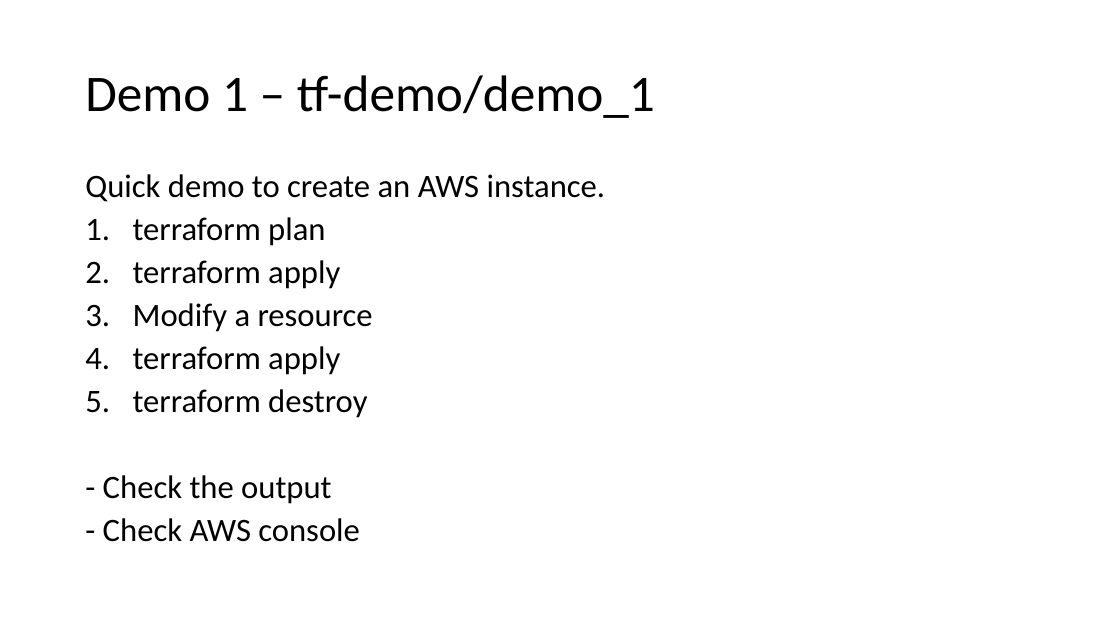
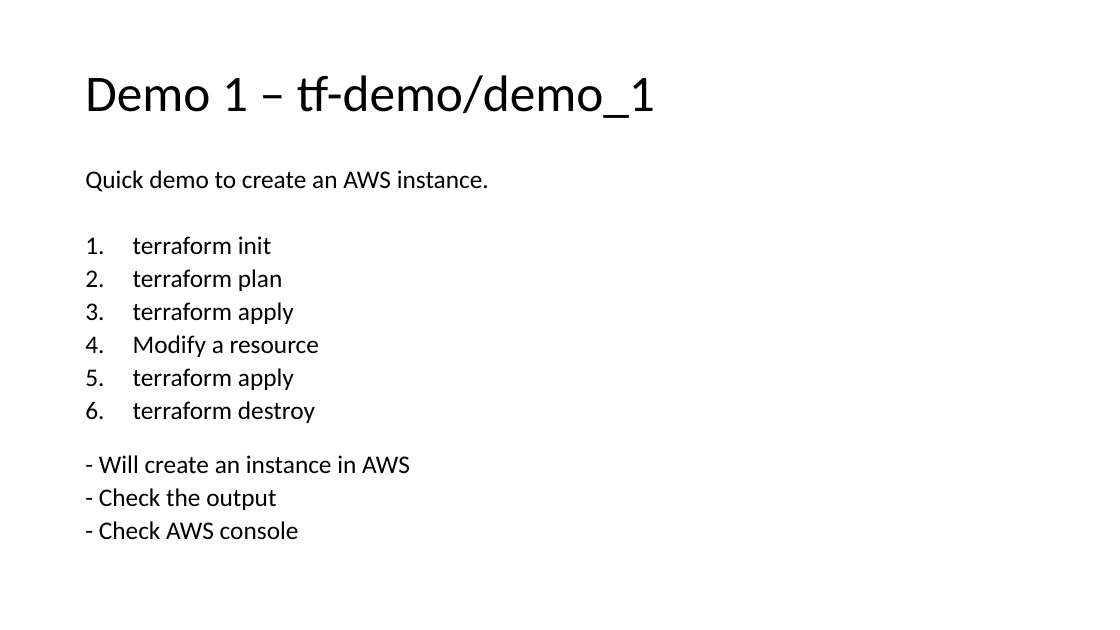
Before and after one commit to JohnMops/tf-demo, a slide deck: slide 4 of tf-demo-presentation.pptx (slide 3 before the commit). Drawn at 1120x630 pixels with LibreOffice and Linux fonts; fonts in the diff are those of the drawing. Boxes give left, top, right and bottom in pixels: in the first picture for what was removed or moved away, otherwise in the second. Text is boxed around its words. In the diff, an @@ line names an element or a change of style, - is before the commit and + after.

```diff
--- a/tf-demo-presentation.pptx
+++ b/tf-demo-presentation.pptx
@@ text at box(85, 170, 489, 540): size 28 to 21.7 pt in "Quick demo to create an AWS instance.", "terraform plan", "terraform apply", "Modify a resource" and 4 more places; line spacing 0.8 to 0.7 @@
@@ text at box(133, 236, 271, 254): paragraph added @@
+1. terraform init
@@ text at box(99, 455, 410, 474): paragraph added @@
+- Will create an instance in AWS
```
Also in this commit, not shown: 3 other slides changed, 1 slide added.
